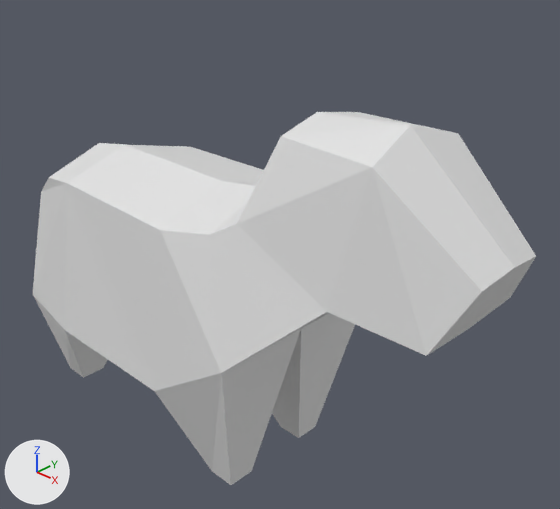
What one commit did to the Blender file dev/blender/horse.blend.
Before and after are seen from a camera (50 mm lens) standing at (6.01, -4.59, 3.54) and looking at (1.12, 0.43, 0.09). Every picture has the same lights, and +X, +Y and +Z are marked at lower left.
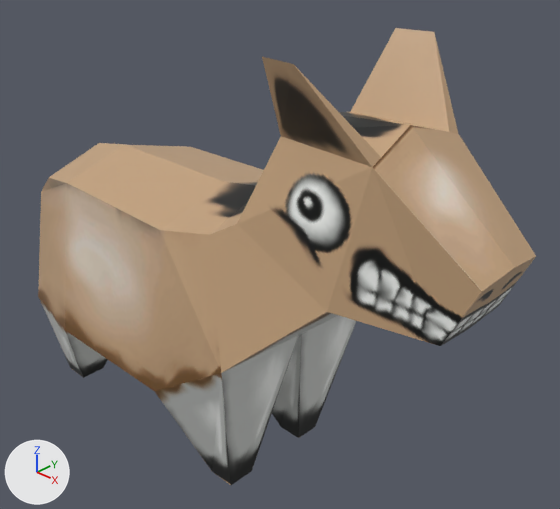
Edits to the bpy script that builds the scene:
```text
Add img_donkey_png:
    img_donkey_png = load_image('donkey.png', '../../assets/bitmaps/donkey.png', 256, 256, 'sRGB')
Change mat_material:
    remove mat_material.base_color = (0.8, 0.8, 0.8)  # white #e7e7e7
    add mat_material.texture = img_donkey_png
Change me_cube:
    used by ob_cube; location = (0.0, 0.0, 0.0)
    verts and faces of me_cube; kept vertices keep their numbers, new ones are numbered from 67
    before: 12 (-1.8, 0.83, -1.0), 13 (-1.8, -0.83, -1.0) at pixel (32, 294), 19 (-1.8, 0.0, -0.7)
    remove me_cube.from_pydata(...)  # 67 vertices, 58 faces; spans x -2.61..3.82, y -1.0..1.0, z -2.0..1.96
    add me_cube.from_pydata(...)  # 85 vertices, 84 faces; spans x -2.61..3.82, y -1.0..1.0, z -2.0..2.39
    me_cube part 1
    add verts[12] = (-1.7, 0.81, -1.0)  # moved
    add verts[13] = (-1.7, -0.81, -1.0)  # moved, pixel (38, 296)
    add verts[19] = (-1.9, 0.0, -0.7)  # moved
    me_cube part 2
    6 faces are deleted
    3 vertices move from x 2.71..3.54, y -0.58..0.58, z 0.48..0.55 to x 2.73..3.54, y -0.41..0.41, z 0.43..0.48
    18 vertices are added at x 1.99..3.82, y -0.81..0.82, z 1.01..2.39
    32 new faces join them
    me_cube part 3: 52 kept faces spanning x -1.9..3.82, y -1.0..1.0, z -2.0..1.72 get new texture (UV) coordinates
```

Pixel boxes [x1, y1, x2, y2] of what changed, in the pictures (560 x 509 px; the box of a moved part takes in the faces that stretch with it):
'Cube', surface changed, reshaped (grey to beige)
    before: [33, 112, 536, 485]
    after: [38, 28, 536, 485]
part 1 of me_cube, moved or reshaped
    before: [33, 178, 83, 377]
    after: [38, 178, 83, 377]
part 2 of me_cube, built on
    before: [227, 112, 536, 370]
    after: [227, 28, 536, 370]
part 3 of me_cube, surface changed (grey to beige)
    both: [49, 136, 372, 485]
